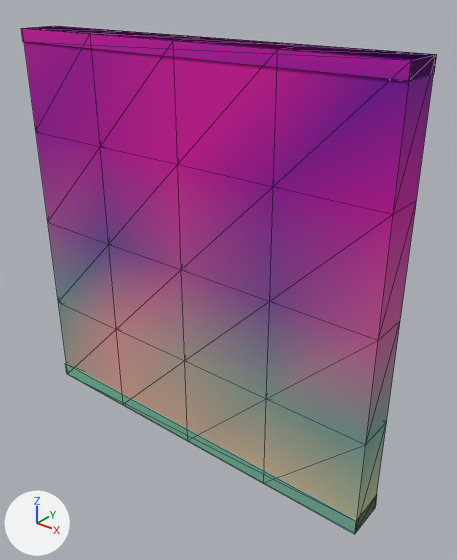
The glTF model assets/kit/wall_4x4.glb, before and after one commit.
Rendered twice from a 50 mm camera at (3.68, -4.09, 4.48) aimed at (0.29, 0.14, 1.86). Arrows for +X, +Y and +Z are at lower left; the lights stay in place. The older version comes first. Mesh edges are drawn as thin lines. Vertices at exactly the same position are counted once.

In view in the first picture: 'wall_4x4', 'wall_4x4_trim'.
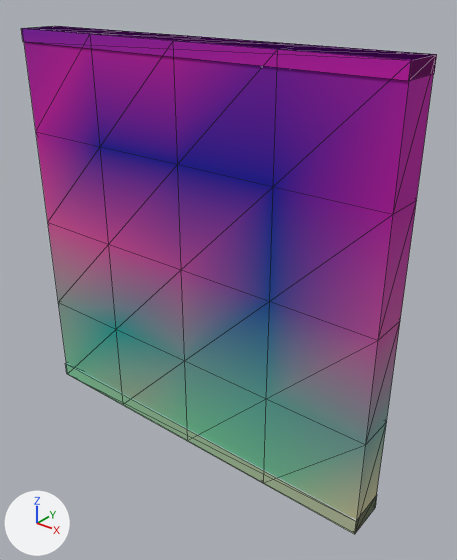
The edits, one by one:
me_wall_4x4 is used by ob_wall_4x4; location (0.0, 0.0, 0.0).
me_wall_4x4 had 50 vertices, 144 faces and spanned x -2.0..2.0, y -0.19..0.19, z 0.0..4.0.
me_wall_4x4 now has 50 vertices, 96 faces and spans x -2.0..2.0, y -0.19..0.19, z 0.0..4.0.
me_wall_4x4 part 1: 47 kept faces spanning x -2.0..2.0, y -0.19..0.19, z 0.0..4.0 get new vertex colours.
Edits to the shape of me_wall_4x4 do not show in these pictures.
me_wall_4x4_trim has 16 vertices, 24 faces and spans x -2.0..2.0, y -0.2..0.2, z 0.0..4.0.
me_wall_4x4_trim is used by ob_wall_4x4_trim; location (0.0, 0.0, 0.0).
me_wall_4x4_trim part 2: 10 faces centred in x -2.0..2.0, y -0.2..0.2, z 3.88..3.96 are repainted in the vertex colours; the middle colour goes from pink #e400ce to pink #d400ce.
me_wall_4x4_trim part 3: 6 faces centred in x -2.0..0.67, y -0.2..0.2, z 0.0..0.11 are repainted in the vertex colours; the middle colour goes from green #86dcbd to green #8ee9bd.
me_wall_4x4_trim part 4: 2 faces centred in x -0.67..0.67, y -0.07..0.07, z 4.0 are repainted in the vertex colours; the middle colour goes from pink #e900ff to purple #c700ff.
me_wall_4x4_trim part 5: 4 faces centred in x 0.67..2.0, y -0.2..0.07, z 0.0..0.11 are repainted in the vertex colours; the middle colour goes from cyan #86cdbd to pale green #c0dcbd.
me_wall_4x4_trim part 6: 2 faces centred in x -0.67..0.67, y -0.07..0.07, z 0.16 are repainted in the vertex colours; the middle colour goes from cyan #86d4eb to cyan #a1e3eb.

What differs and where, as boxes [x1, y1, x2, y2] in the pictures (457 x 560 px):
'wall_4x4', reshaped
    before: [24, 26, 436, 533]
    after: [24, 26, 436, 532]
part 2 of me_wall_4x4_trim, recoloured
    both: [21, 28, 437, 81]
part 3 of me_wall_4x4_trim, recoloured
    both: [66, 364, 350, 518]
part 4 of me_wall_4x4_trim, recoloured
    both: [24, 26, 437, 60]
part 5 of me_wall_4x4_trim, recoloured
    both: [86, 384, 360, 534]
part 6 of me_wall_4x4_trim, recoloured
    both: [66, 363, 357, 521]
